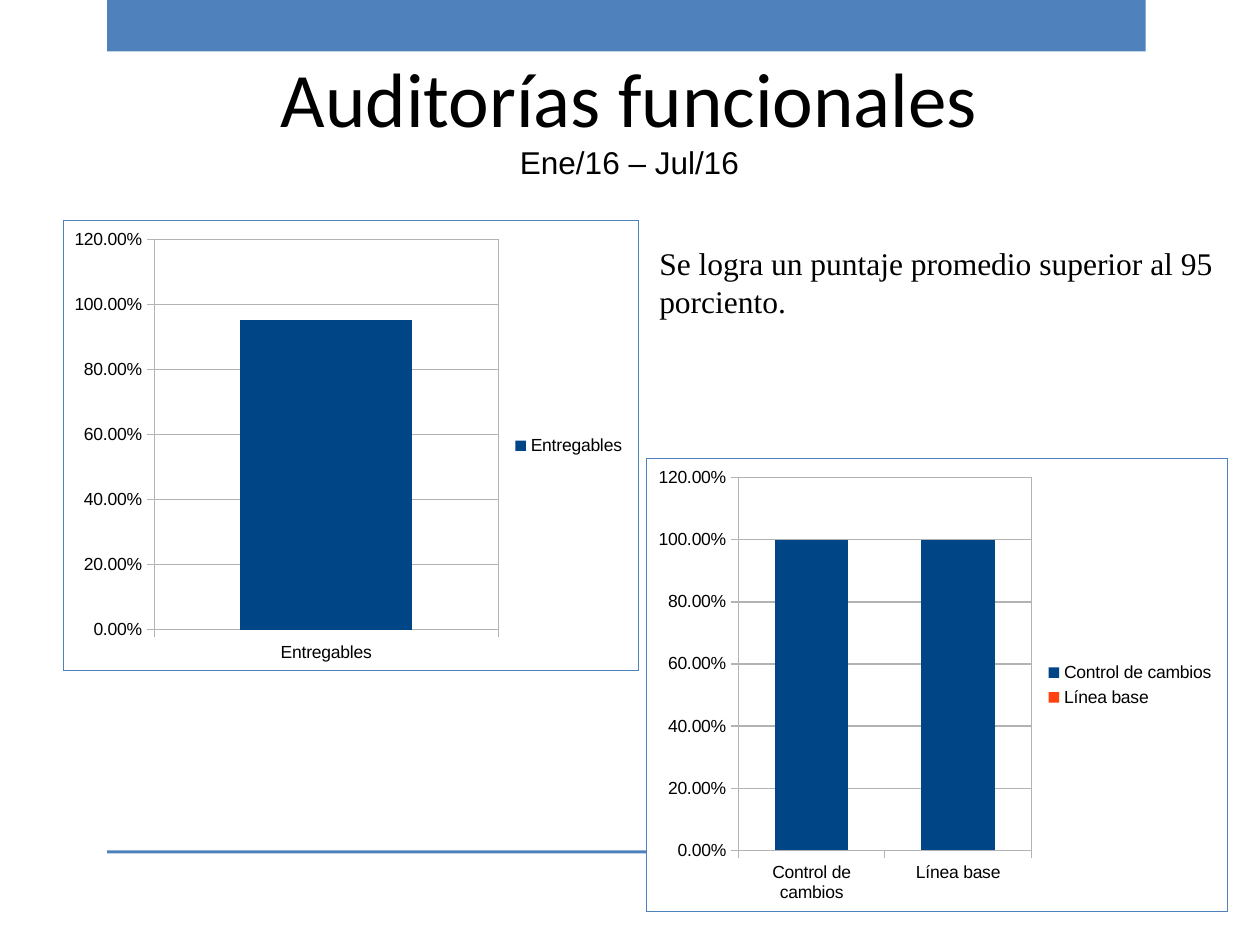
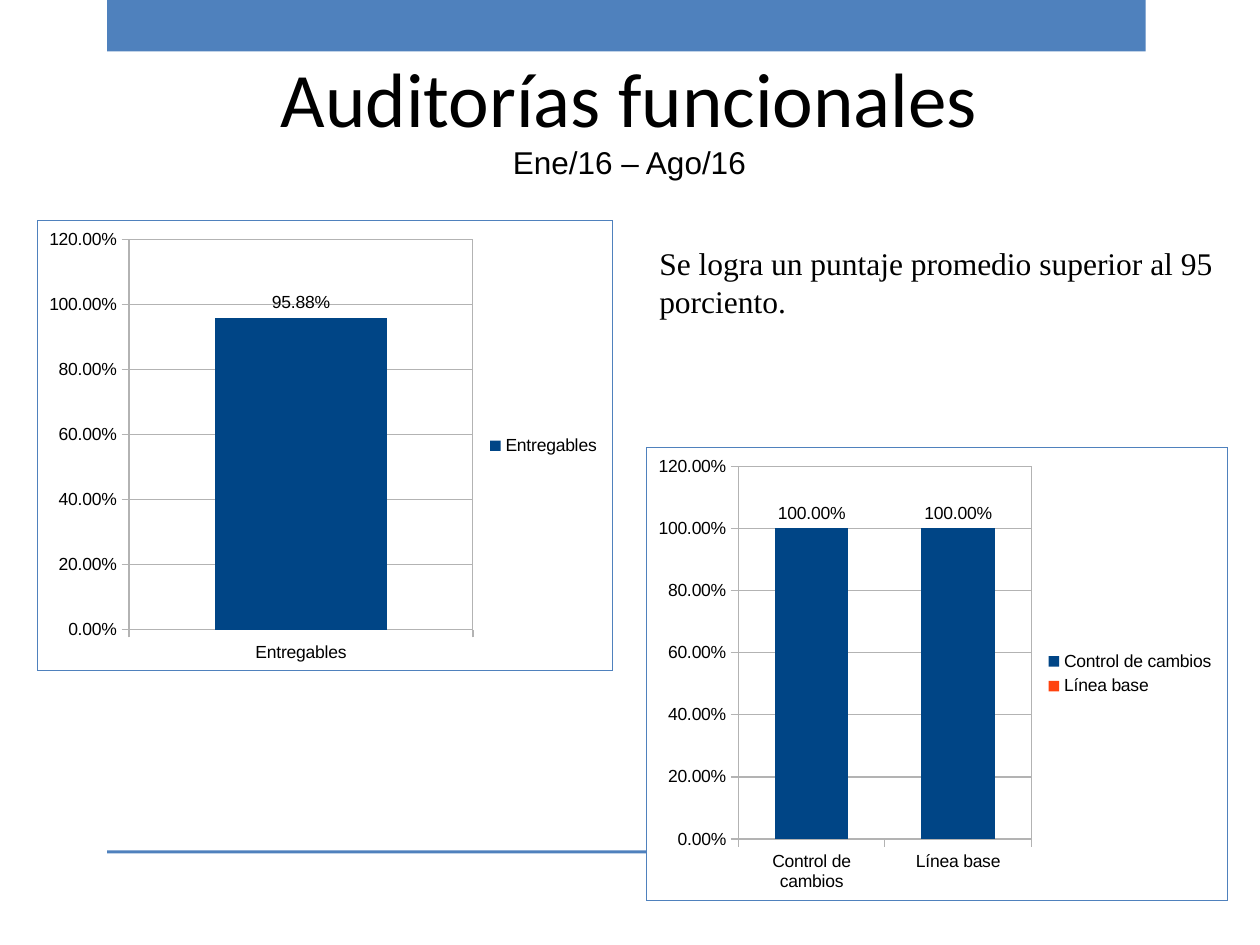
Before and after one commit to ricardo-novelasos/SOSQTP, a slide deck: slide 11 of Proyectos/2016/Métricas y monitoreo/Reporte_monitoreo_2016.pptx. Drawn at 1260x945 pixels with LibreOffice and Linux fonts; fonts in the diff are those of the drawing; background and template pictures are left out. Boxes give left, top, right and bottom in pixels: in the first picture for what was removed or moved away, otherwise in the second. Text is boxed around its words. In the diff, an @@ line names an element or a change of style, - is before the commit and + after.

```diff
--- a/Proyectos/2016/Métricas y monitoreo/Reporte_monitoreo_2016.pptx
+++ b/Proyectos/2016/Métricas y monitoreo/Reporte_monitoreo_2016.pptx
@@ text at (x1=513, y1=151, x2=746, y2=180): text changed @@
-Ene/16 – Jul/16
+Ene/16 – Ago/16
@@ column chart at (x1=38, y1=220, x2=612, y2=672) @@
@@ Funcional Ejecución, Entregables: 0.95 to 0.9587 @@
@@ data labels of Funcional Ejecución added @@
@@ column chart moved from (x1=63, y1=220, x2=638, y2=672) to (x1=38, y1=220, x2=612, y2=672) @@
@@ column chart at (x1=646, y1=447, x2=1227, y2=900) @@
@@ data labels of Funcional Organizacional added @@
@@ column chart moved from (x1=646, y1=459, x2=1227, y2=911) to (x1=646, y1=447, x2=1227, y2=900) @@
```
Also in this commit, not shown: 20 other slides changed, 1 other file.
